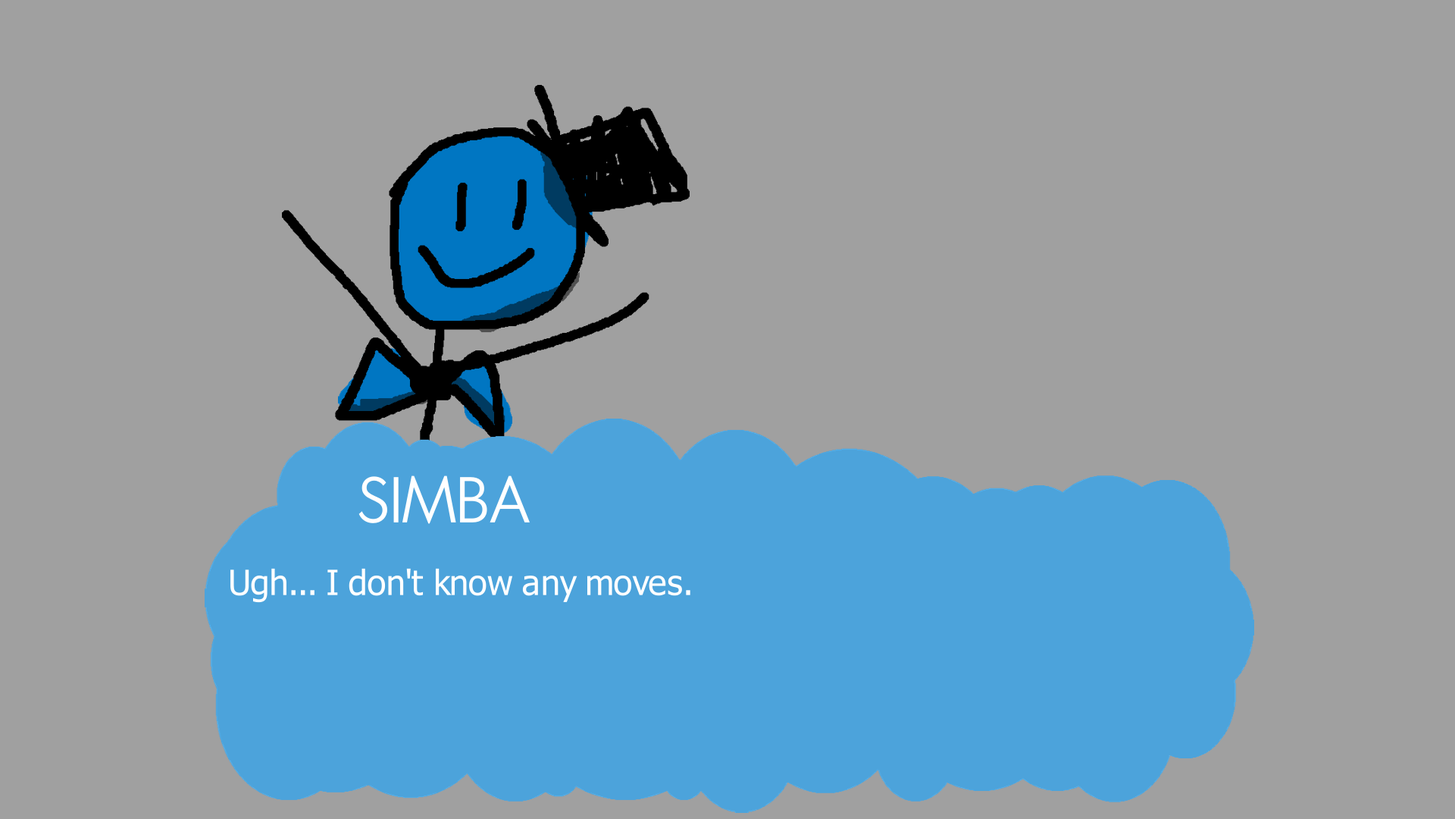
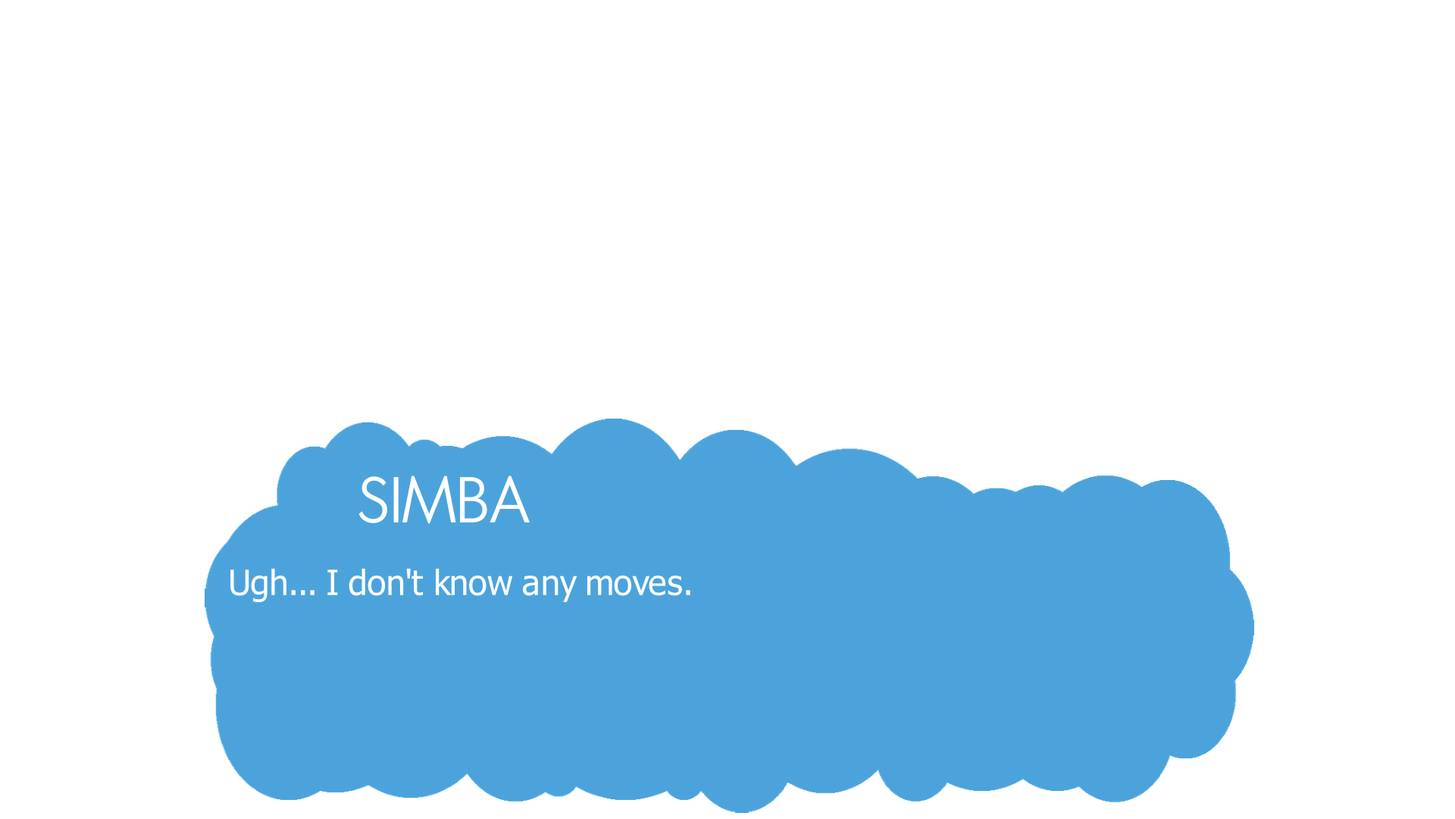
Layered file, before and after one edit (1455 × 819). Changes by layer:
painted on "Bubble" over [204, 391, 1272, 819]
hid group "Group 2" (3 layers) over [242, 48, 728, 524]
painted on "Shadow" over [291, 145, 631, 437]
painted on "Lines" over [242, 48, 728, 524]
painted on "Color" over [291, 97, 631, 437]
hid "Background" (1st of 2), painted on it over [0, 0, 1455, 819]
